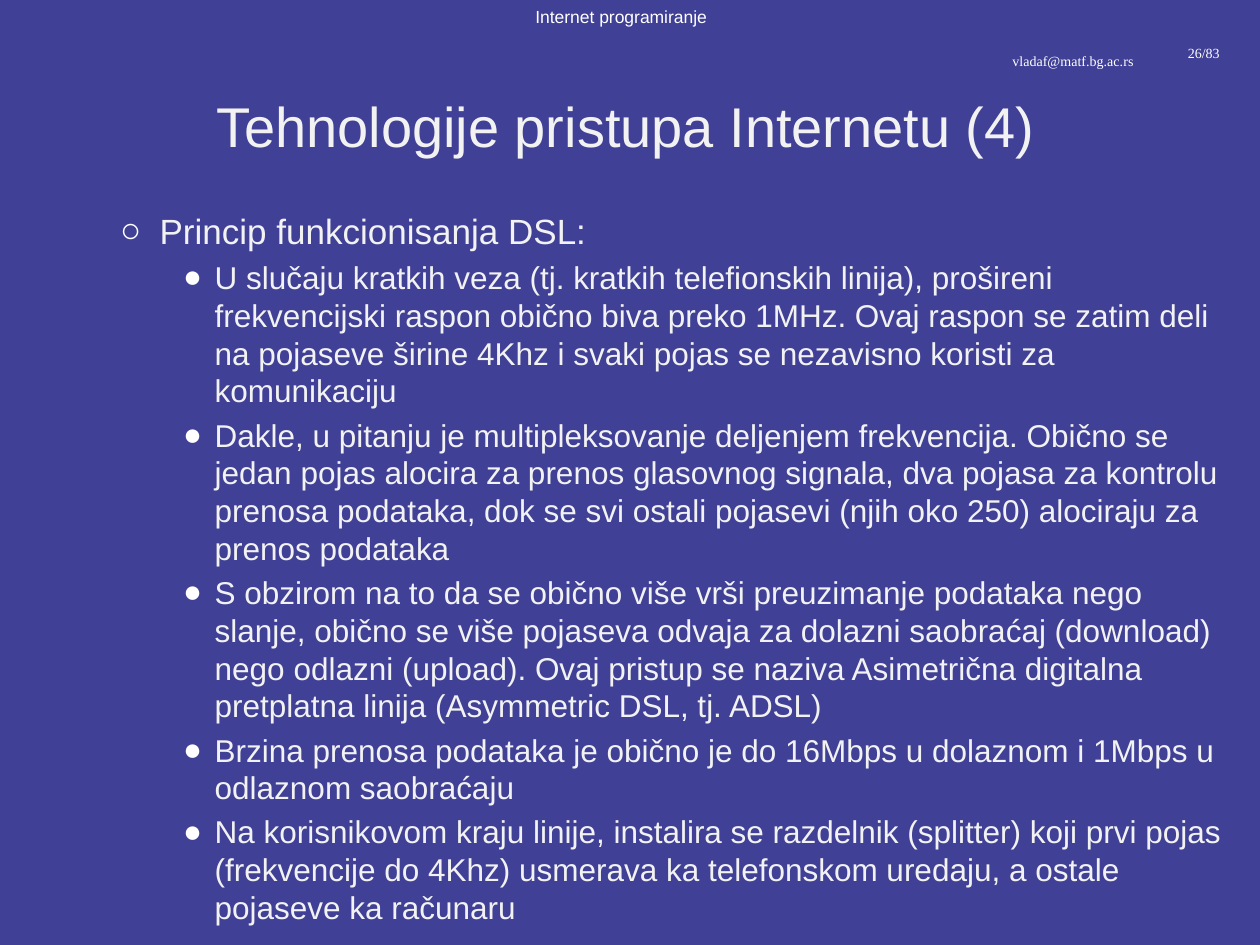
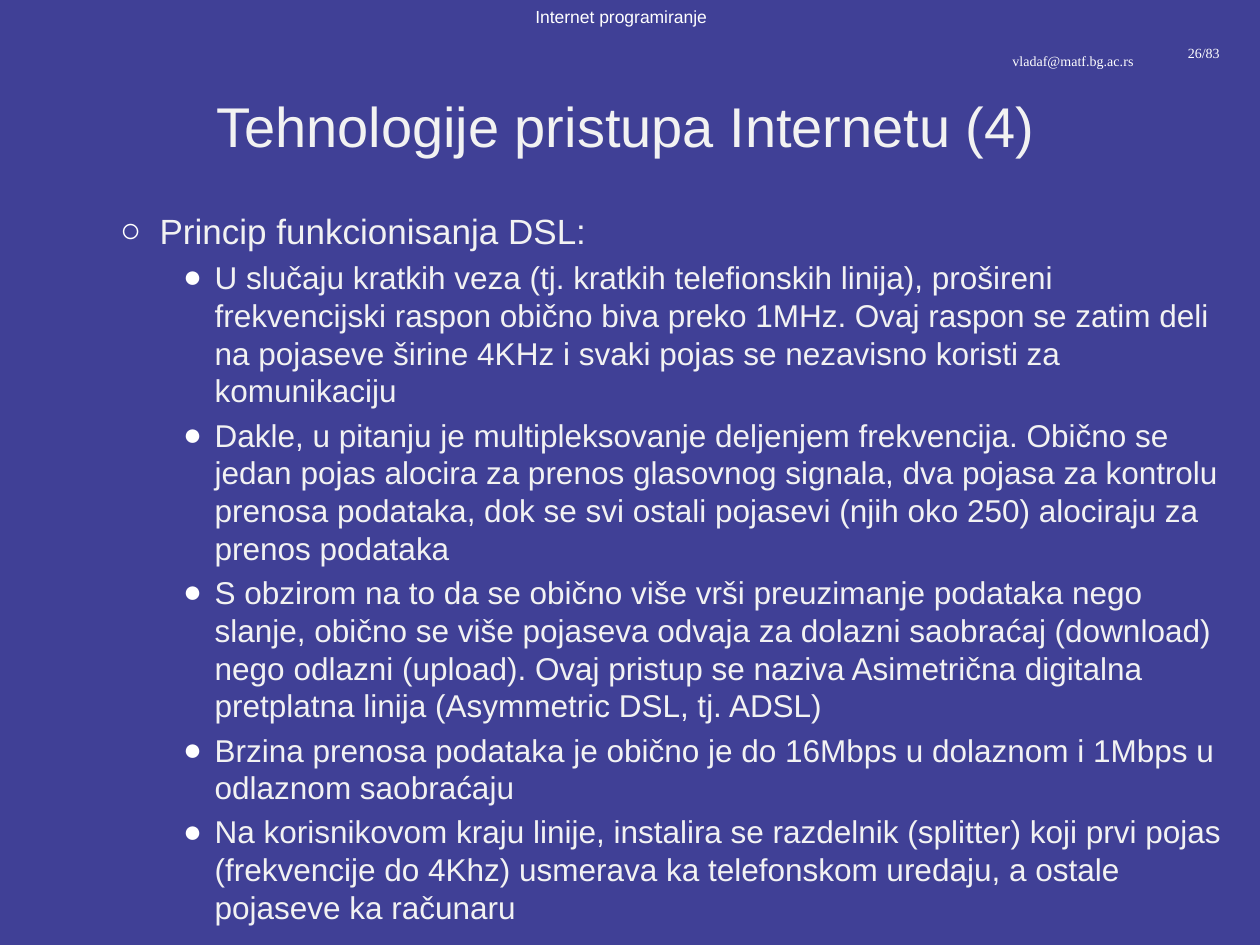
Before and after one commit to pmfbl-ip/IP, a slide deck: slide 26 of predavanja/prezentacije/IP01-02-Uvod u Internet.pptx. Drawn at 1260x945 pixels with LibreOffice and Linux fonts; fonts in the diff are those of the drawing; background and template pictures are left out. Boxes give left, top, right and bottom in pixels: in the first picture for what was removed or moved away, otherwise in the second. Text is boxed around its words. In the diff, an @@ line names an element or a change of style, - is before the commit and + after.

```diff
--- a/predavanja/prezentacije/IP01-02-Uvod u Internet.pptx
+++ b/predavanja/prezentacije/IP01-02-Uvod u Internet.pptx
@@ text at (215, 266, 1208, 408): text changed @@
-    ● U slučaju kratkih veza (tj. kratkih telefionskih linija), prošireni frekvencijski raspon obično biva preko 1MHz. Ovaj raspon se zatim deli na pojaseve širine 4Khz i svaki pojas se nezavisno koristi za komunikaciju
+    ● U slučaju kratkih veza (tj. kratkih telefionskih linija), prošireni frekvencijski raspon obično biva preko 1MHz. Ovaj raspon se zatim deli na pojaseve širine 4KHz i svaki pojas se nezavisno koristi za komunikaciju
```
Also in this commit, not shown: 2 other slides changed, 1 other file.
